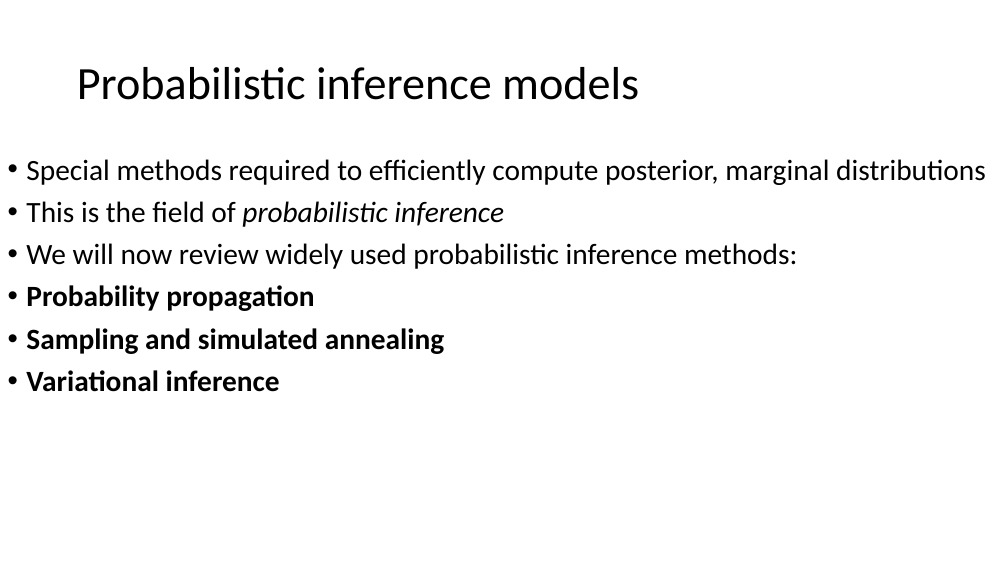
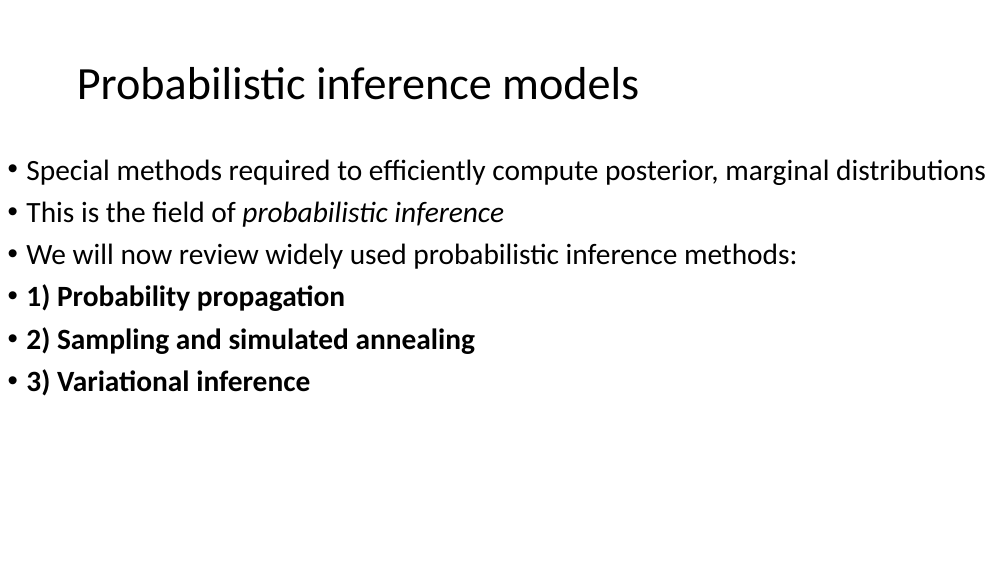
Before and after one commit to russellu/cs405, a slide deck: slide 4 of Lecture_31.pptx. Drawn at 1008x567 pixels with LibreOffice and Linux fonts; fonts in the diff are those of the drawing. Boxes give left, top, right and bottom in pixels: in the first picture for what was removed or moved away, otherwise in the second. Text is boxed around its words. In the diff, an @@ line names an element or a change of style, - is before the commit and + after.

```diff
--- a/Lecture_31.pptx
+++ b/Lecture_31.pptx
@@ text at box(26, 284, 475, 396): text changed @@
-• Probability propagation
-• Sampling and simulated annealing
-• Variational inference
+• 1) Probability propagation
+• 2) Sampling and simulated annealing
+• 3) Variational inference
```
Also in this commit, not shown: 7 other slides changed, 1 slide removed, 1 other file.
